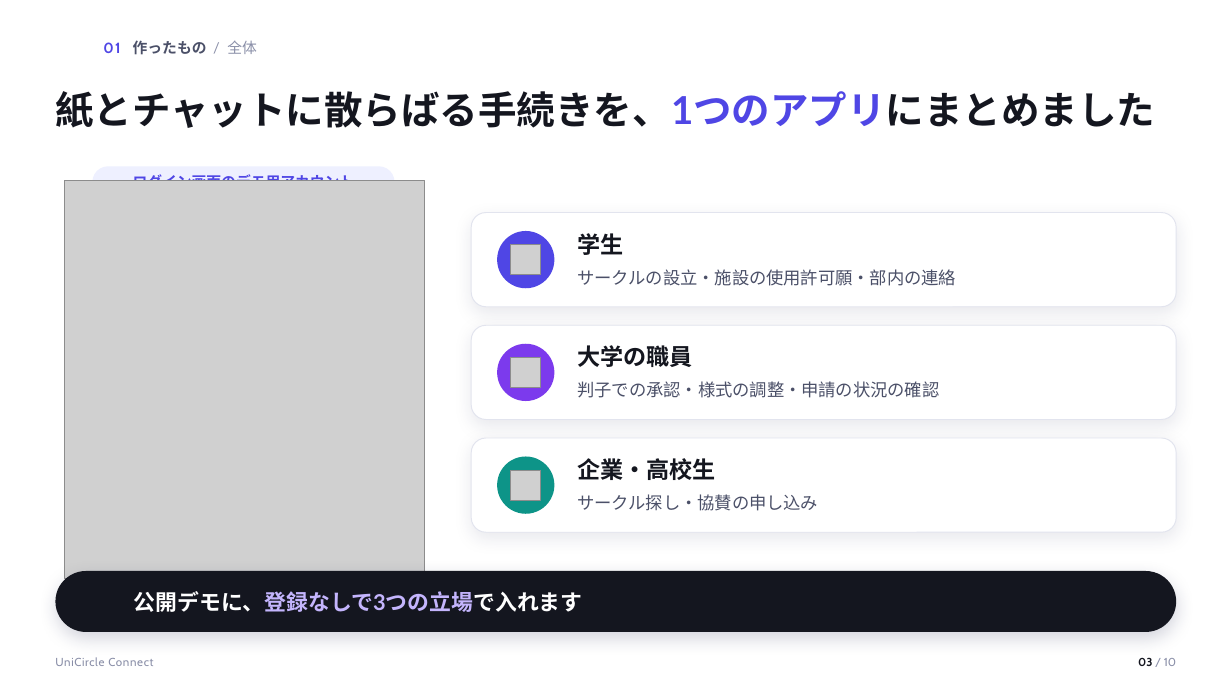
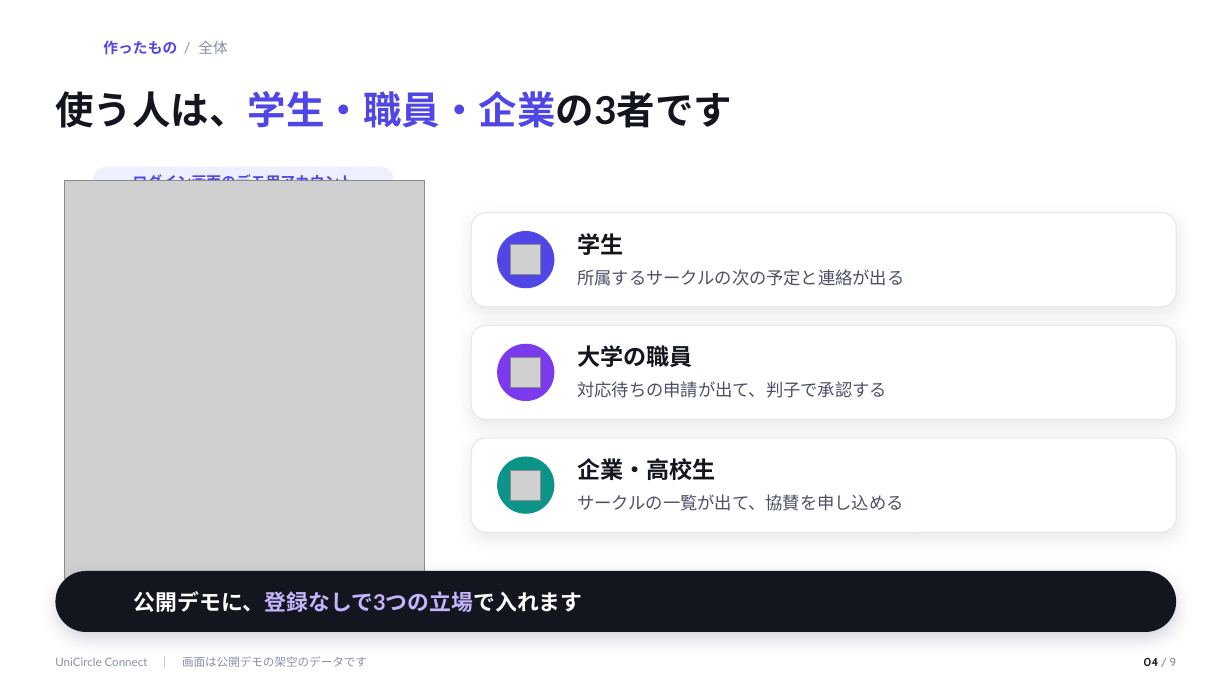
Before and after one commit to chihaya0621/unicircle-connect-v2, a slide deck: slide 4 of docs/slides/20261107_UniCircle_Connect_発表/UniCircle Connect 発表.pptx (slide 3 before the commit). Drawn at 1232x693 pixels with LibreOffice and Linux fonts; fonts in the diff are those of the drawing; grey boxes stand for pictures; background and template pictures are left out. Boxes give left, top, right and bottom in pixels: in the first picture for what was removed or moved away, otherwise in the second. Text is boxed around its words. In the diff, an @@ line names an element or a change of style, - is before the commit and + after.

Commit message:
docs: 11/7 の発表資料を、アプリが要る理由から話す形にする
KCL☆Hack はアイデアを見る場に近いので、実装の説明より先に、
なぜこのアプリが要るかを話す形にした。

- 名簿・日程・申請が別々の場所にあることから始め、連絡と申請は
  1か所に集め、承認は紙と同じ手順にした、という方針を足した
- 実装は、承認の記録を書き換えると分かる仕組みとして1枚にまとめた
- 検査の件数は、実績の数字のように見えるので外した。デモの画面を
  載せたページには、架空のデータであることを書き添えた
- 飾りの英語を日本語にし、所属に学科を足した
- 10枚から9枚にし、原稿は約960字（4分弱）にした

同じフォルダの index.html と PDF は、前の構成のまま。

```diff
--- a/docs/slides/20261107_UniCircle_Connect_発表/UniCircle Connect 発表.pptx
+++ b/docs/slides/20261107_UniCircle_Connect_発表/UniCircle Connect 発表.pptx
@@ text at <box>103,40,228,55</box>: text changed; text colour #4B5068 to #4F46E5 @@
-01 作ったもの / 全体
+作ったもの / 全体
@@ text at <box>55,91,732,128</box>: text changed @@
-紙とチャットに散らばる手続きを、1つのアプリにまとめました
+使う人は、学生・職員・企業の3者です
@@ text at <box>577,269,904,286</box>: text changed @@
-サークルの設立・施設の使用許可願・部内の連絡
+所属するサークルの次の予定と連絡が出る
@@ text at <box>577,381,886,398</box>: text changed @@
-判子での承認・様式の調整・申請の状況の確認
+対応待ちの申請が出て、判子で承認する
@@ text at <box>577,494,903,511</box>: text changed @@
-サークル探し・協賛の申し込み
+サークルの一覧が出て、協賛を申し込める
@@ text at <box>55,656,367,667</box>: text changed; font Cabin to Lato @@
-UniCircle Connect
+UniCircle Connect ｜ 画面は公開デモの架空のデータです
@@ text at <box>1143,657,1177,666</box>: text changed; text colour #8A8FA8 to #14161F; bold on @@
-03 / 10
+04 / 9
```
Also in this commit, not shown: 6 other slides changed, 2 slides added, 3 slides removed, 1 other file.
